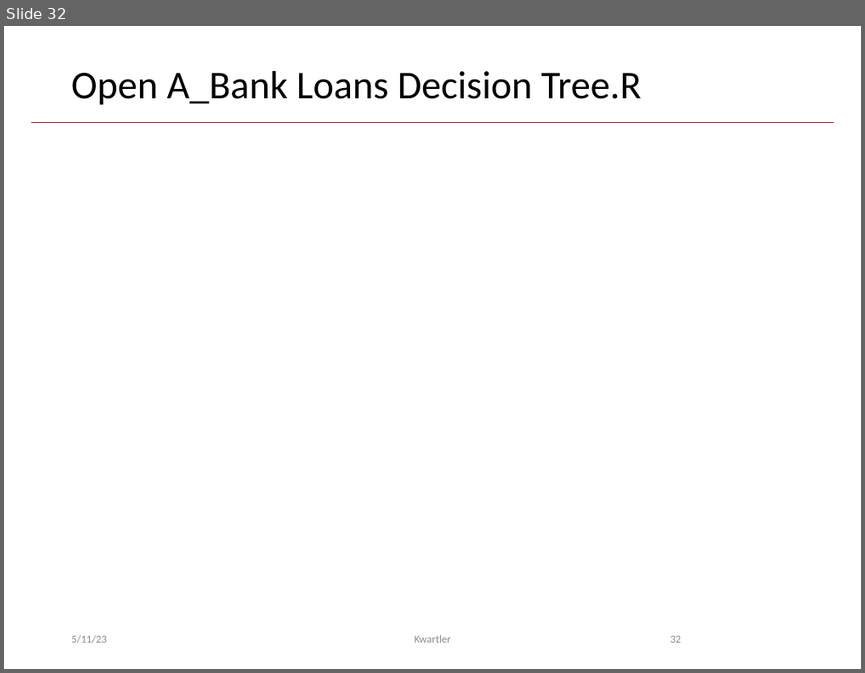
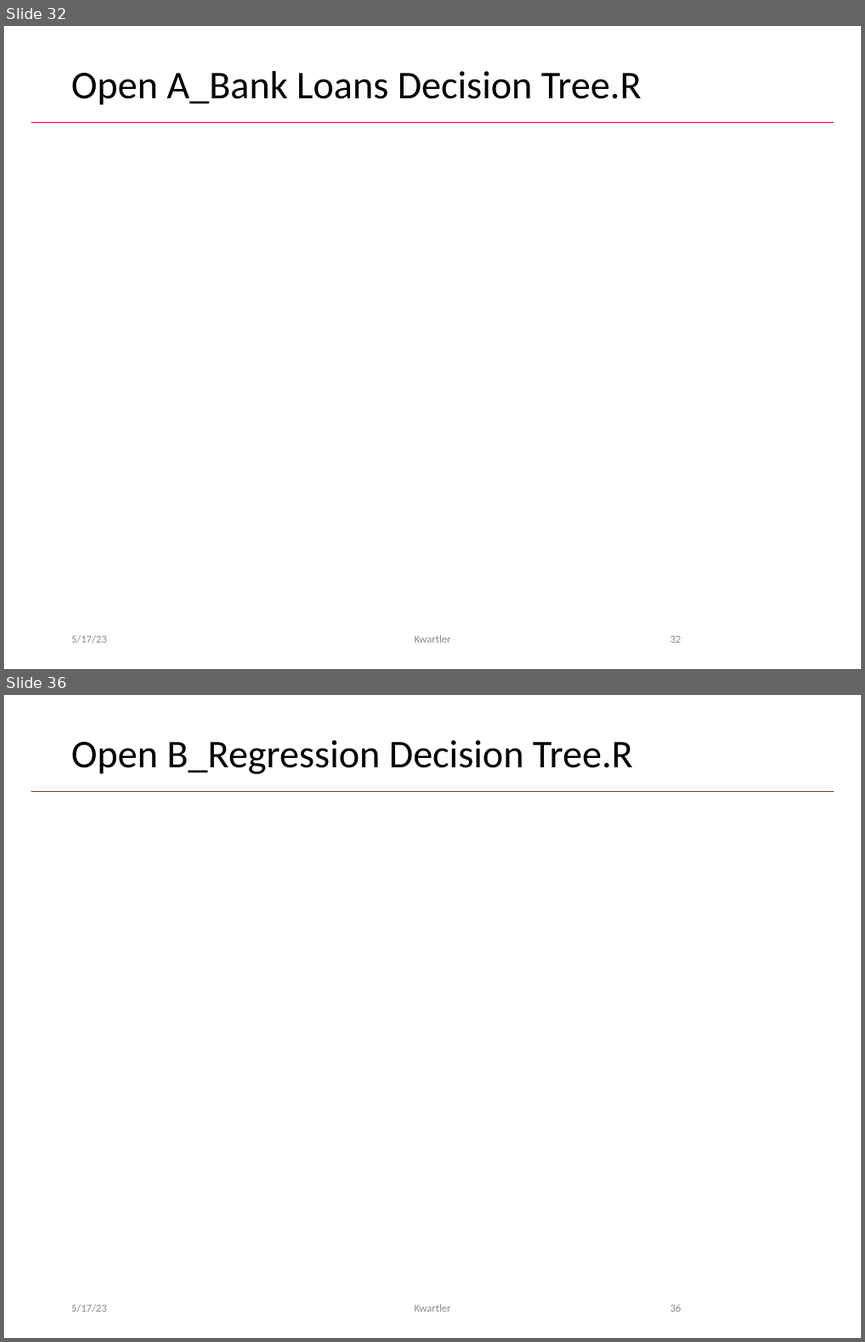
Before and after one commit to kwartler/Hult_Intro2R, a slide deck: lessons/E_DataPrep_Rpart_RF/A_Decision Trees.pptx. Shown one above the other, each under a label of ours: slide 32 before the commit, slides 32 and 36 after it; the slides between them are not shown. The pictures are 865x673 and 865x1342 pixels, drawn with LibreOffice and Linux fonts; fonts in the diff are those of the drawing. Boxes give left, top, right and bottom in pixels: in the first picture for what was removed or moved away, otherwise in the second. Text is boxed around its words. In the diff, an @@ line names an element or a change of style, - is before the commit and + after.

```diff
--- a/lessons/E_DataPrep_Rpart_RF/A_Decision Trees.pptx
+++ b/lessons/E_DataPrep_Rpart_RF/A_Decision Trees.pptx
@@ slide 36 added at (4,695,861,1338), background #FFFFFF; not listed: 1 template element that a slide beside it also shows @@
@@ title added at (71,740,633,774), 33 pt, text #000000 @@
+Open B_Regression Decision Tree.R
@@ text added at (71,1304,107,1312), 9 pt, text #8C8C8C @@
+5/17/23
@@ text added at (415,1304,451,1311), 9 pt, text #8C8C8C @@
+Kwartler
@@ page number added at (670,1304,681,1311), 9 pt, text #8C8C8C @@
+36
@@ slide 32 changed as well @@
@@ text at (71,635,107,643): text changed @@
-5/11/23
+5/17/23
```
Also in this commit, not shown: 31 other slides changed, 3 other slides added.
